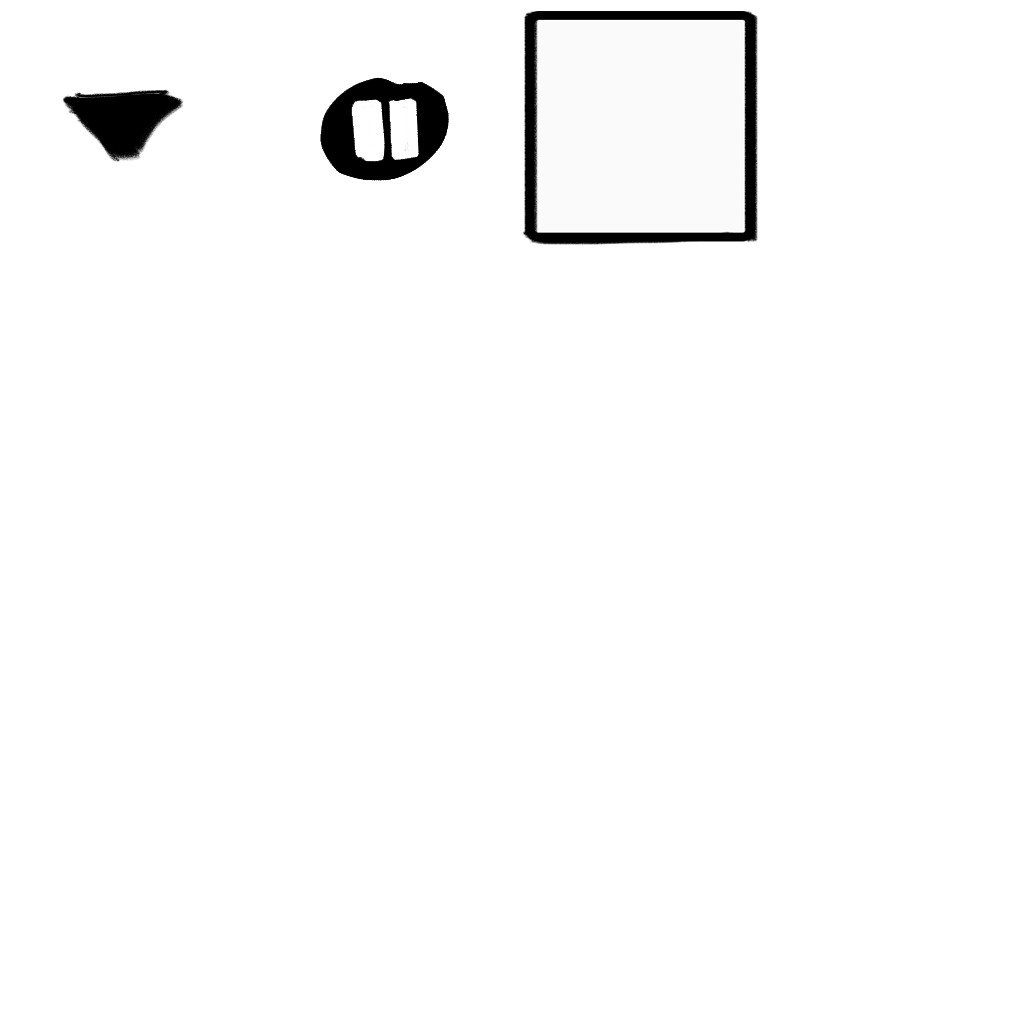
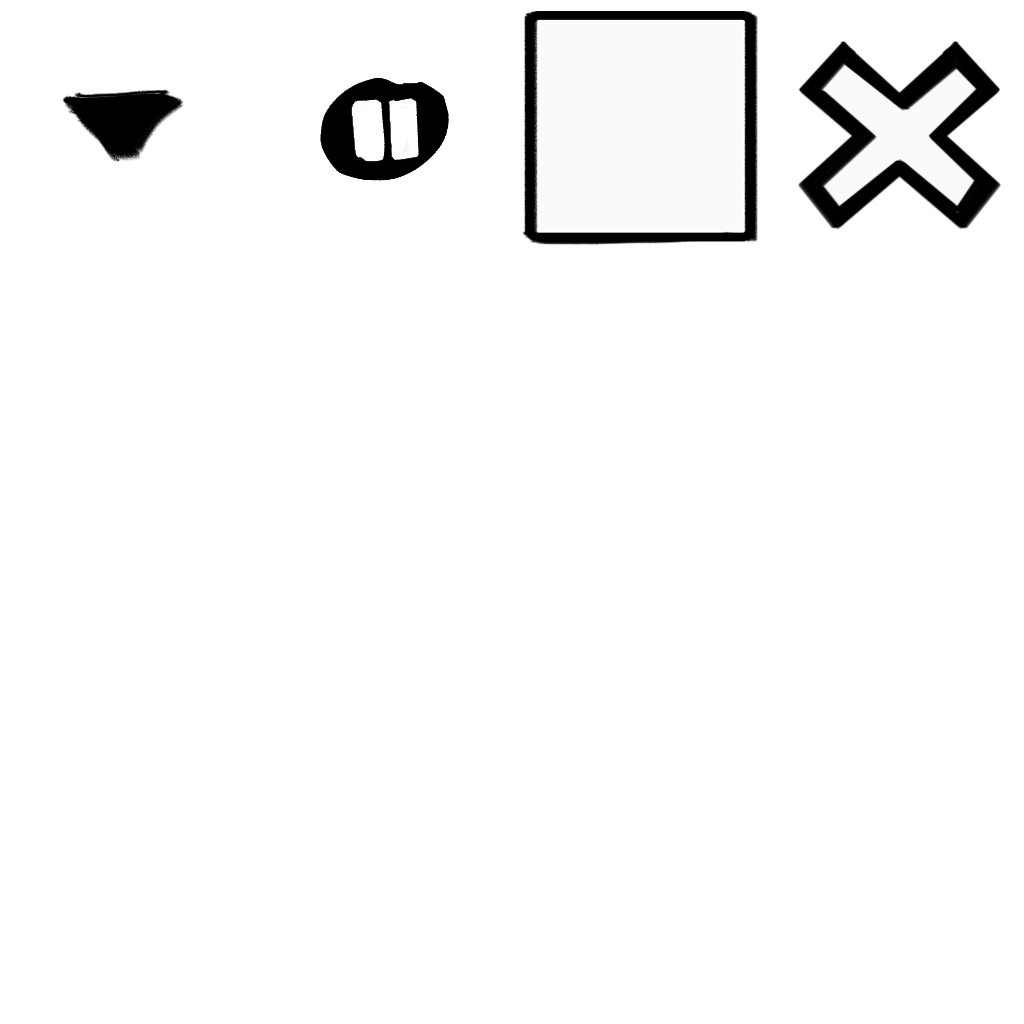
Before/after of a 1024×1024 layered artwork. What changed in the layer stack:
added layer "Layer 4" above "Group 3" over box(798, 40, 1001, 230)
